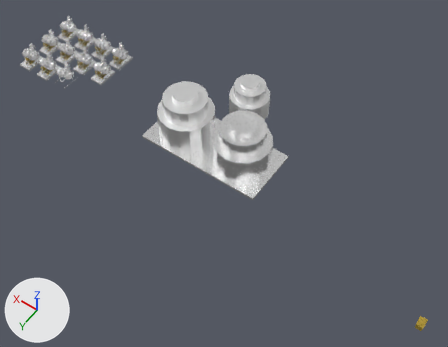
The glTF model ship/3d/models/chunks/xuanshu_interior_C11.glb as it was, and as the next commit left it.
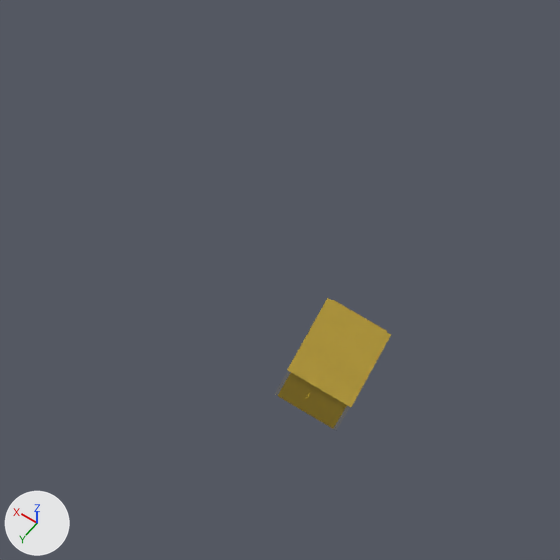
The first picture shows the older version from a 50 mm camera at (105.6, 9.2, 10.2) aimed at (115.8, -4.9, -12.1). The close-ups show the older and then the newer version on the part from 85% to 100% of the width and 81% to 100% of the height of that picture. Only the edits that show in the close-ups are written down. Arrows for +X, +Y and +Z are at lower left; the lights stay in place. Vertices at exactly the same position are counted once.

The older version as bpy lines, for what is in view:
```python
me_unit_wtr_001_s37774 = bpy.data.meshes.new('UNIT-WTR-001_S37774')
me_unit_wtr_001_s37774.from_pydata(...)  # 44177 vertices, 83787 faces; spans x 105.2..128.7, y -9.7..-3.0, z -12.2..-9.3
me_unit_wtr_001_s37774.materials.append(mat_hi_paint)  # white #ffffff
me_unit_wtr_001_s37774.materials.append(mat_hi_paint_d)  # white #ffffff
me_unit_wtr_001_s37774.materials.append(mat_hi_steel)  # white #ffffff
me_unit_wtr_001_s37774.materials.append(mat_hi_dksteel)  # white #ffffff
me_unit_wtr_001_s37774.materials.append(mat_hi_rubber)  # white #ffffff
me_unit_wtr_001_s37774.materials.append(mat_hi_glass)  # dark cyan #27383e
me_unit_wtr_001_s37774.materials.append(mat_hi_haz)  # yellow #aa8f27
me_unit_wtr_001_s37774.materials.append(mat_hi_label)  # light grey #bfc0c0
me_unit_wtr_001_s37774.materials.append(mat_hi_paint_m)  # white #ffffff
me_unit_wtr_001_s75548 = bpy.data.meshes.new('UNIT-WTR-001_S75548')
me_unit_wtr_001_s75548.from_pydata([(105.4233, -3.0174, -11.7762), (105.4197, -2.97, -11.7715), (105.4271, -2.97, -11.781)], [], [(0, 1, 2)])
me_unit_wtr_001_s75548.materials.append(mat_hi_haz)  # yellow #aa8f27
ob_unit_wtr_001_s37774 = bpy.data.objects.new('UNIT-WTR-001_S37774', me_unit_wtr_001_s37774)
ob_unit_wtr_001_s37774.location = (0.0, 0.0, 0.0)
ob_unit_wtr_001_s75548 = bpy.data.objects.new('UNIT-WTR-001_S75548', me_unit_wtr_001_s75548)
ob_unit_wtr_001_s75548.location = (0.0, 0.0, 0.0)
```
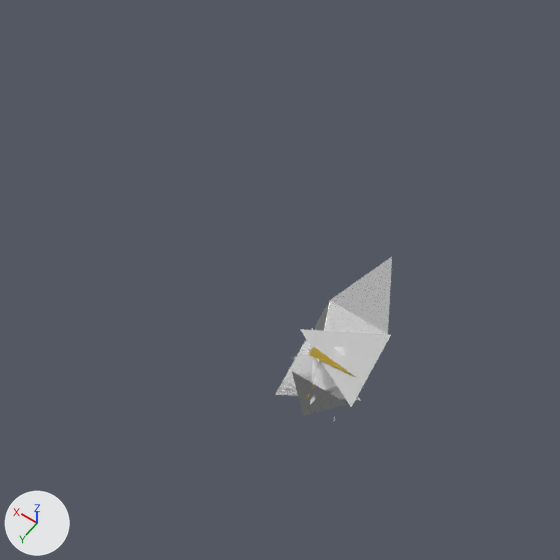
Not visible in the close-ups: 'UNIT-WTR-001_S75548'.

The change, as a list of edits to the scene's bpy script:
```text
Change me_unit_wtr_001_s37774:
    used by ob_unit_wtr_001_s37774; location = (0.0, 0.0, 0.0)
    remove me_unit_wtr_001_s37774.from_pydata(...)  # 44177 vertices, 83787 faces; spans x 105.2..128.7, y -9.7..-3.0, z -12.2..-9.3
    add me_unit_wtr_001_s37774.from_pydata(...)  # 44071 vertices, 83564 faces; spans x 105.2..128.7, y -9.7..-3.0, z -12.2..-9.3
    me_unit_wtr_001_s37774 part 1: 2 vertices moved within x 105.3..105.5, y -3.4, z -12.0; 20 vertices removed from x 105.2..105.5, y -3.4..-3.0, z -12.0..-11.7; 9 vertices added at x 105.2..105.6, y -3.9..-3.0, z -12.0..-11.7
    other edits to the shape of me_unit_wtr_001_s37774 do not show in these pictures
Remove ob_unit_wtr_001_s75548:
    ob_unit_wtr_001_s75548 = bpy.data.objects.new('UNIT-WTR-001_S75548', me_unit_wtr_001_s75548)
    ob_unit_wtr_001_s75548.location = (0.0, 0.0, 0.0)
```

Where the change shows, as pixel boxes [x1, y1, x2, y2] in the close-ups (560 x 560 px; the box of a moved part takes in the faces that stretch with it):
'UNIT-WTR-001_S37774', reshaped: before [275, 298, 391, 430]; after [275, 257, 392, 421]
part 1 of me_unit_wtr_001_s37774, moved or reshaped (not visible before): after [275, 257, 392, 416]
